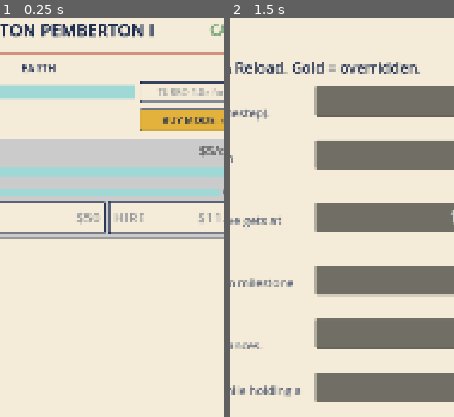
Above: before the commit, frames 1-2 (left to right).
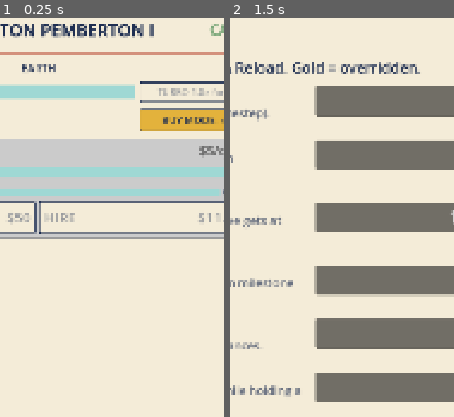
Above: after the commit, the same moments.

Repository: TimGoergen/american-tycoon
Game: Godot game, scene res://Main.tscn
Same seed, same stepped clock (60 frames per second), same inputs: the game is played once before the commit and once after it.
Inputs:
- Up to frame 1 (0.25 s): no input
- Up to frame 2 (1.5 s): click "DEV" at 0.5 s; click "BUY MODE: ×1" at 1.25 s
The pictures show only the part of the screen within x 41-91%, y 7-57%; the shares and areas given below are measured in that part.

The runs differ from the first frame. In frame 1, 1.1% of the frame differs, in the area x 3-65%, y 45-55%; in frame 2, nothing differs.

Commit message:
docs: post-vacation roadmap — cycle rework, minigames, UI sizing; buy/hire 50/50
Captures direction-setting decisions from Tim's vacation play session.

- GDD section 4: reconcile cycle-time mismatch (live 81s vs. intended 2048s);
  adopt a moderate stretch (top tier ~3-5 min base, compressed by milestones
  + staffing).
- GDD section 5.5 (new): minigames — transition energy + a prestige legacy
  minigame that grants an upside-only bonus multiplier; player-setting opt-out.
  Reverses the earlier "percentage kept" framing.
- GDD section 14: new open questions for the cycle curve and minigames.
- Mechanics Spec: base-cycle rework note (3.3), legacy minigame multiplier
  (9.3), tuning rows (12).
- UI Design Notes: global Theme + base-sizes decision (1b); buy/hire 50/50 (2).
- PropertyRow.gd: drop buy button stretch_ratio so buy/hire split 50/50.

Open tuning values flagged TBD-SIM.

Co-Authored-By: Claude Opus 4.8 <noreply@anthropic.com>

Diff:
--- a/game/scripts/ui/PropertyRow.gd
+++ b/game/scripts/ui/PropertyRow.gd
@@ -194,7 +194,7 @@
 
 	_buy_button = Button.new()
 	_buy_button.size_flags_horizontal = Control.SIZE_EXPAND_FILL
-	_buy_button.size_flags_stretch_ratio = 2.0  # buy gets twice the hire button's width
+	# Buy and hire each take half the panel width (default stretch ratio 1.0 on both).
 	_buy_button.custom_minimum_size = Vector2(0, BUTTON_ROW_HEIGHT)
 	UiPalette.style_button(_buy_button, true)  # red: buying is a spend action (§8)
 	_buy_button.pressed.connect(func() -> void: buy_requested.emit(prop_index, _buy_mode))
Not shown, changed: docs/American_Tycoon_GDD_v0_2.md
Not shown, changed: docs/American_Tycoon_Mechanics_Spec_v0_1.md
Not shown, changed: docs/American_Tycoon_UI_Design_Notes_v0_1.md
